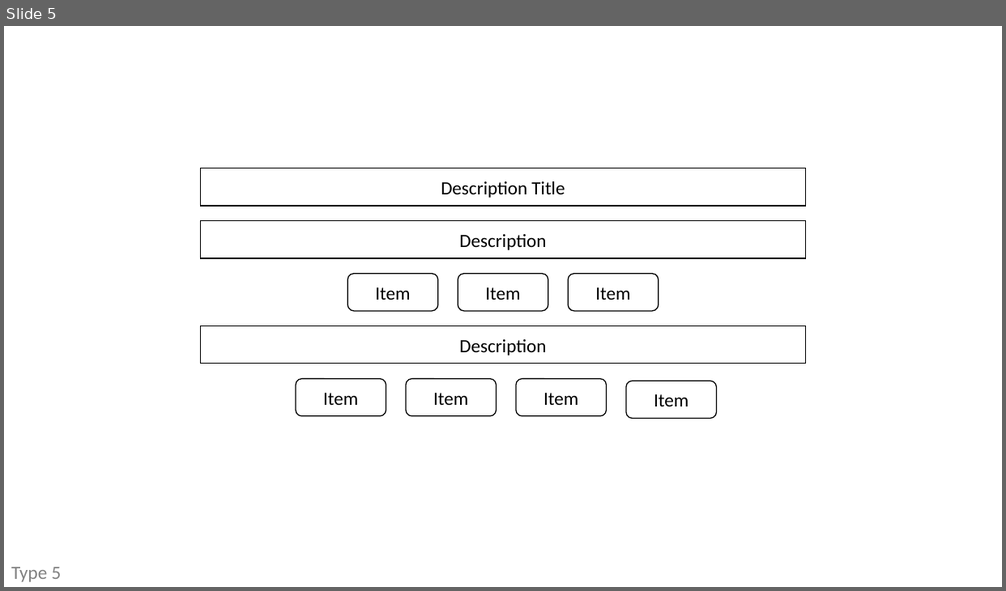
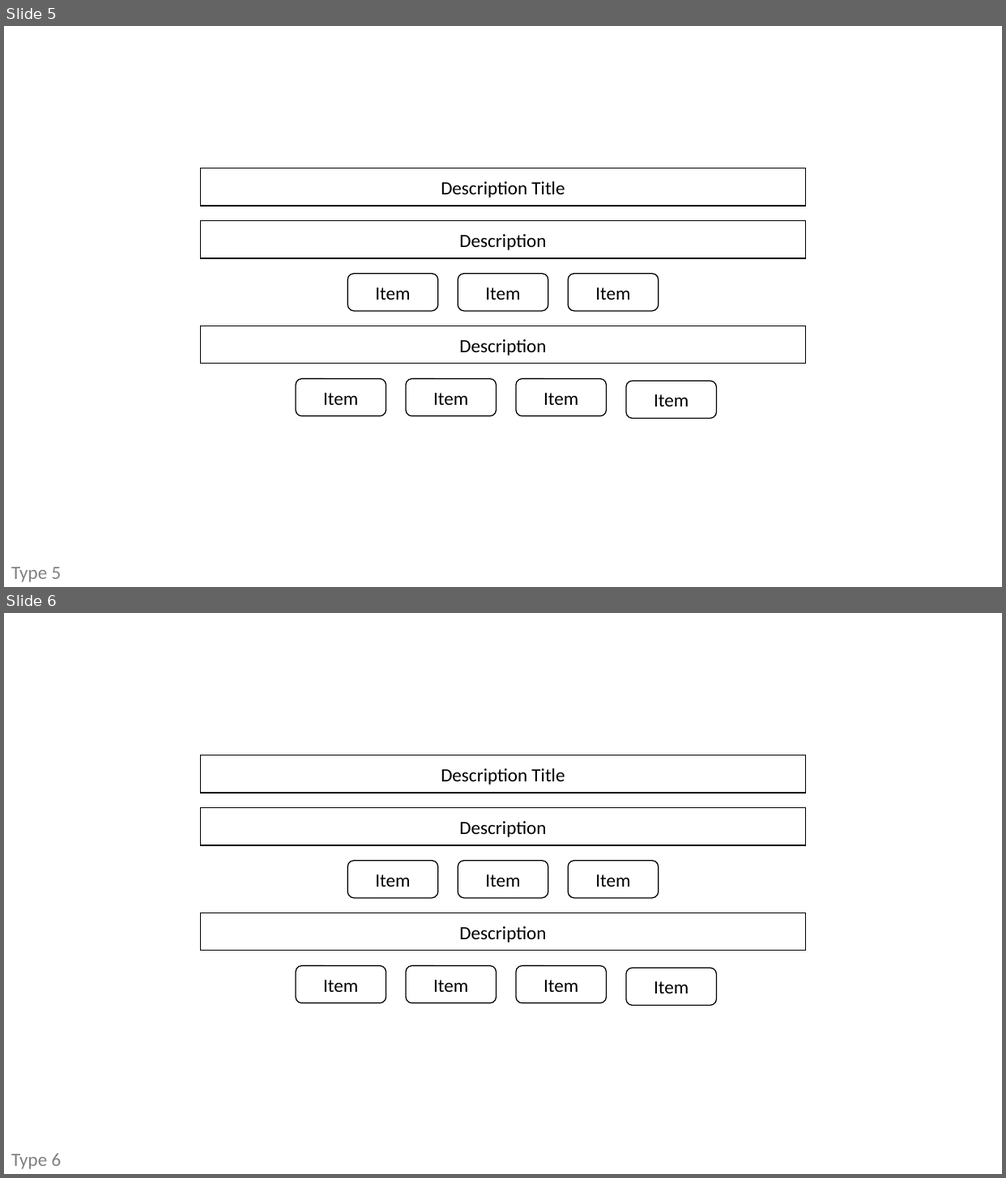
Before and after one commit to great-anaphylaxis/website-prototyper, a slide deck: prototypes.pptx. Shown one above the other, each under a label of ours: slide 5 before the commit, slides 5 and 6 after it. The pictures are 1006x591 and 1006x1178 pixels, drawn with LibreOffice and Linux fonts; fonts in the diff are those of the drawing. Boxes give left, top, right and bottom in pixels: in the first picture for what was removed or moved away, otherwise in the second. Text is boxed around its words. In the diff, an @@ line names an element or a change of style, - is before the commit and + after.

```diff
--- a/prototypes.pptx
+++ b/prototypes.pptx
@@ slide 6 added at [4, 613, 1002, 1174], background #FFFFFF @@
@@ group added at [200, 756, 806, 1005]: 7 rounded rectangles, 3 rectangles @@
+Description Title
+Description
+Item
+Item
+Item
+Description
+Item
+Item
+Item
+Item
@@ text added at [11, 1153, 62, 1169], 18 pt, text #808080 @@
+Type 6
```
Also in this commit, not shown: 3 other files.
